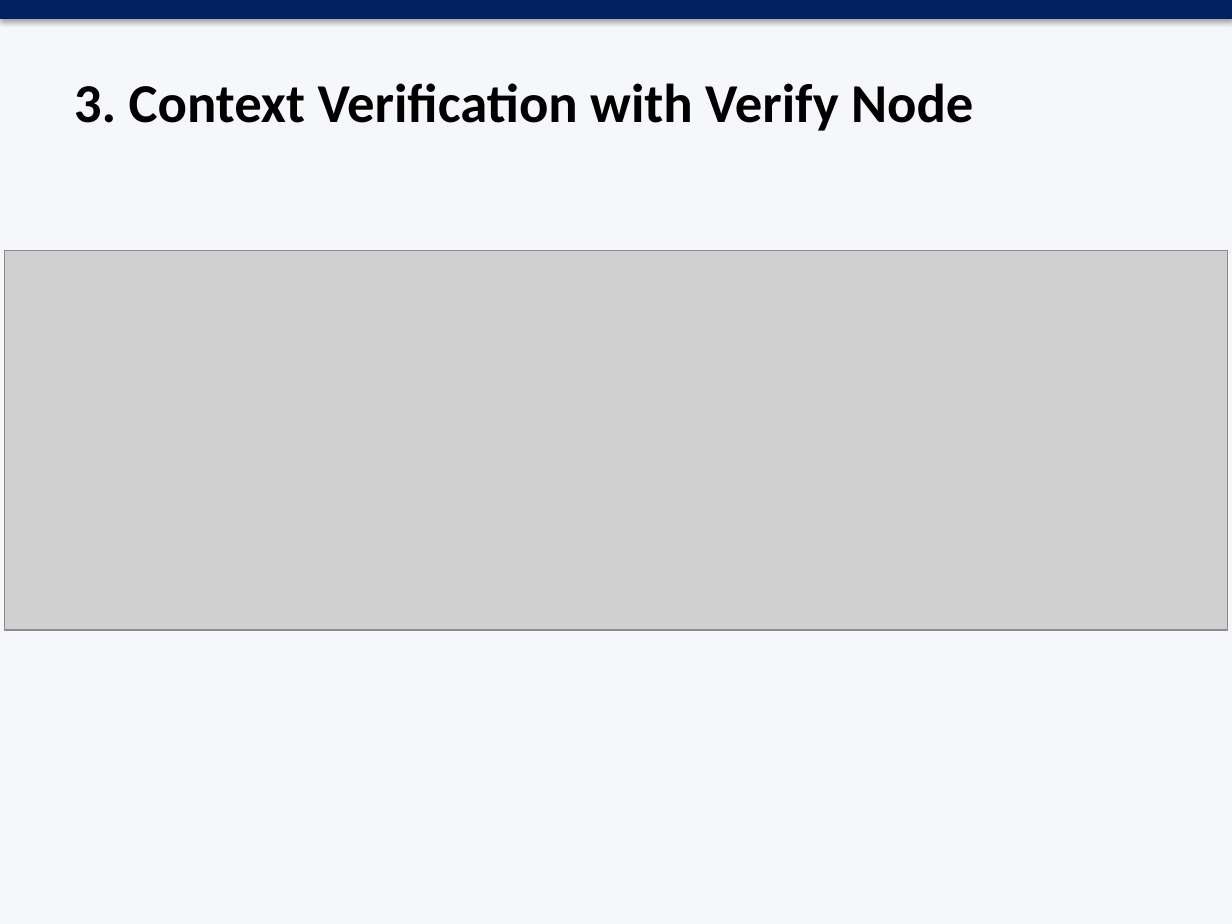
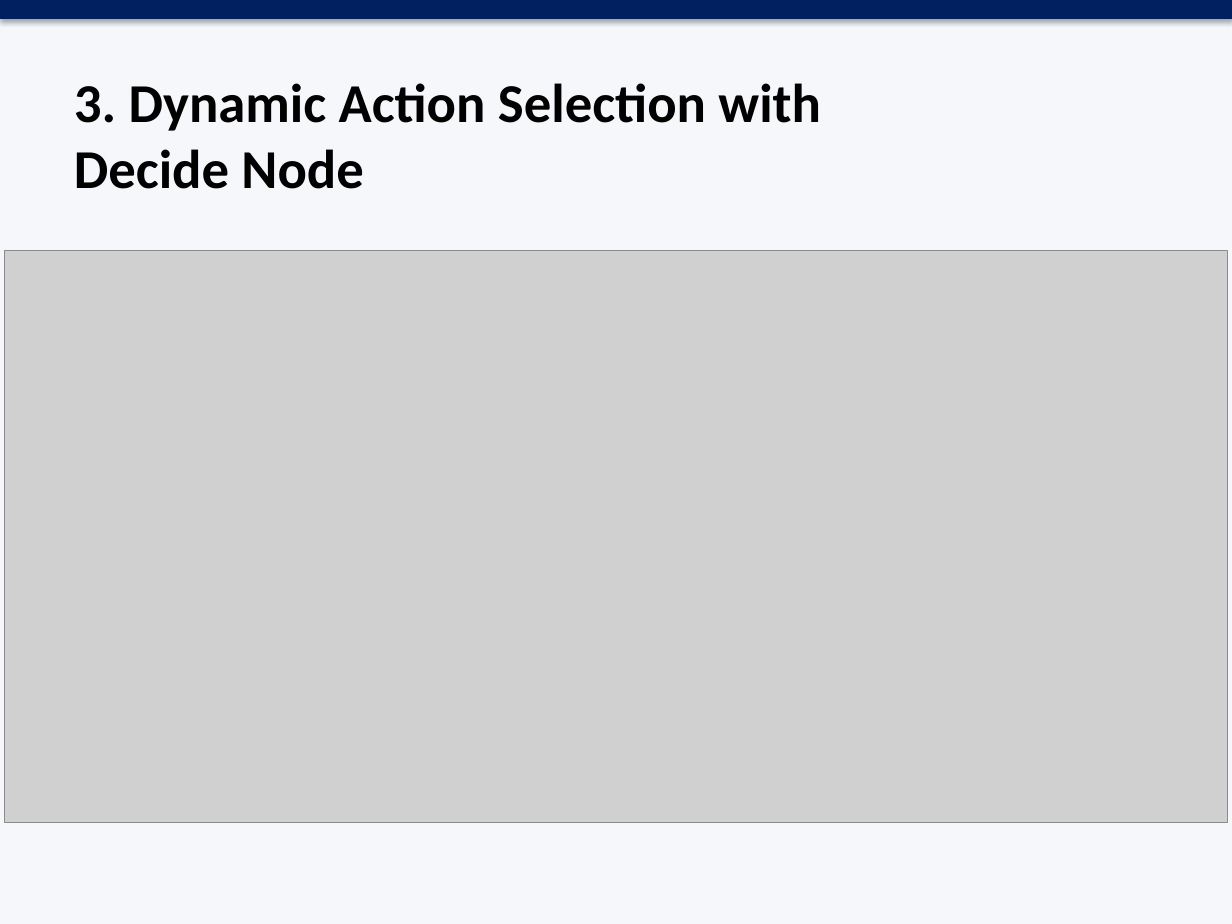
Before and after one commit to vendroid7/agentic-rag, a slide deck: slide 15 of Agentic_RAG_PPT.pptx. Drawn at 1232x924 pixels with LibreOffice and Linux fonts; fonts in the diff are those of the drawing; grey boxes stand for pictures. Boxes give left, top, right and bottom in pixels: in the first picture for what was removed or moved away, otherwise in the second. Text is boxed around its words. In the diff, an @@ line names an element or a change of style, - is before the commit and + after.

```diff
--- a/Agentic_RAG_PPT.pptx
+++ b/Agentic_RAG_PPT.pptx
@@ text at (x1=74, y1=83, x2=821, y2=189): text changed @@
-3. Context Verification with Verify Node
+3. Dynamic Action Selection with Decide Node
@@ picture resized from (x1=5, y1=250, x2=1228, y2=630) to (x1=5, y1=250, x2=1228, y2=823) @@
```
Also in this commit, not shown: 5 other slides changed, 8 other files.
